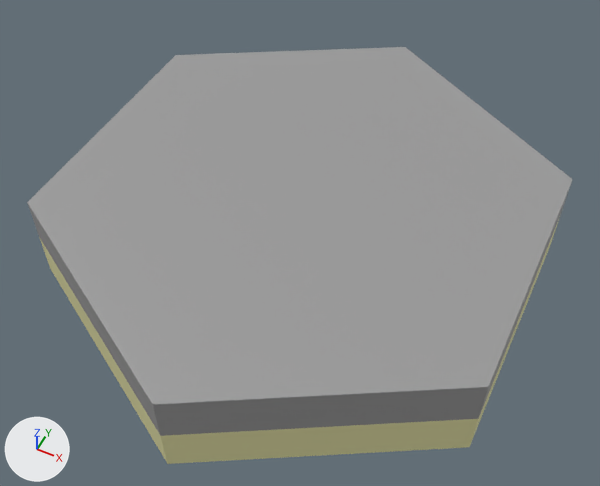
What one commit did to the FBX model Assets/RESOURCES/Models/HexagonMountain.fbx.
The view is the same before and after, from a 50 mm lens placed at (0.96, -1.95, 2.52), pointed at (0.08, -0.2, 0.32). The lights are fixed; the arrows at lower left show +X, +Y and +Z.
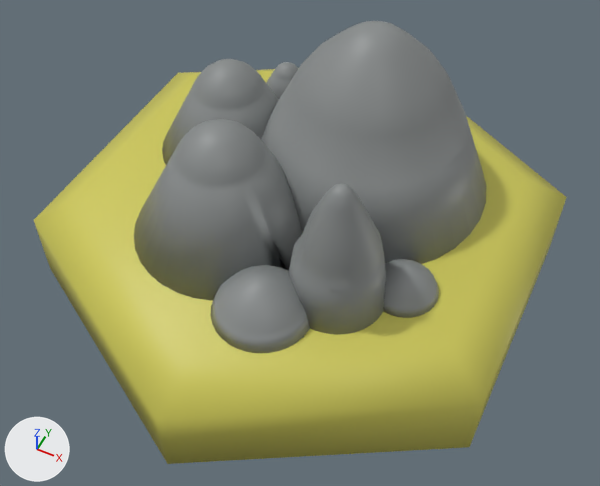
Commit message: ~mountain hexagn replaced by shade smooth mountains

Diff of the bpy script that builds the scene:
```diff
--- a/Assets/RESOURCES/Models/HexagonMountain.fbx.py
+++ b/Assets/RESOURCES/Models/HexagonMountain.fbx.py
@@ mat_material @@
+mat_material = principled_material('Material')
+mat_material.base_color = (0.615, 0.582, 0.0988)  # yellow #cec959
@@ mat_mountain @@
+mat_mountain = principled_material('Mountain')
+mat_mountain.base_color = (0.251, 0.267, 0.267)  # grey #898d8d
@@ me_circle @@
 # used by ob_circle; location = (0.0, 0.0, 0.0); rotation_euler = (1.571, 0.0, -3.142), in degrees (90, 0, -180); scale = (0.01, 0.01, 0.01)
-me_circle.from_pydata(...)  # 18 vertices, 14 faces; spans x -87.0..87.0, y 0.0..37.0, z -100.0..100.0
-me_circle.materials.append(mat_base)  # beige #e7e4a9
-me_circle.materials.append(mat_up)  # grey #9b9b9b
+me_circle.from_pydata(...)  # 2341 vertices, 2212 faces; spans x -1.0..1.0, y -1.0..1.0, z 0.0..1.0
+# me_circle part 1: 18 vertices removed from x -87.0..87.0, y 0.0..37.0, z -100.0..100.0; 2341 vertices added at x -1.0..1.0, y -1.0..1.0, z 0.0..1.0
+me_circle.materials.append(mat_material)  # yellow #cec959
+me_circle.materials.append(mat_mountain)  # grey #898d8d
@@ ob_circle @@
 ob_circle.location = (0.0, 0.0, 0.0)
-ob_circle.rotation_euler = (1.571, 0.0, -3.142)  # degrees (90, 0, -180)
-ob_circle.scale = (0.01, 0.01, 0.01)
```

What differs and where, as boxes [x1, y1, x2, y2] in the pictures (600 x 486 px):
'Circle', reshaped, turned, rescaled
    before: [27, 47, 573, 464]
    after: [34, 21, 567, 464]
